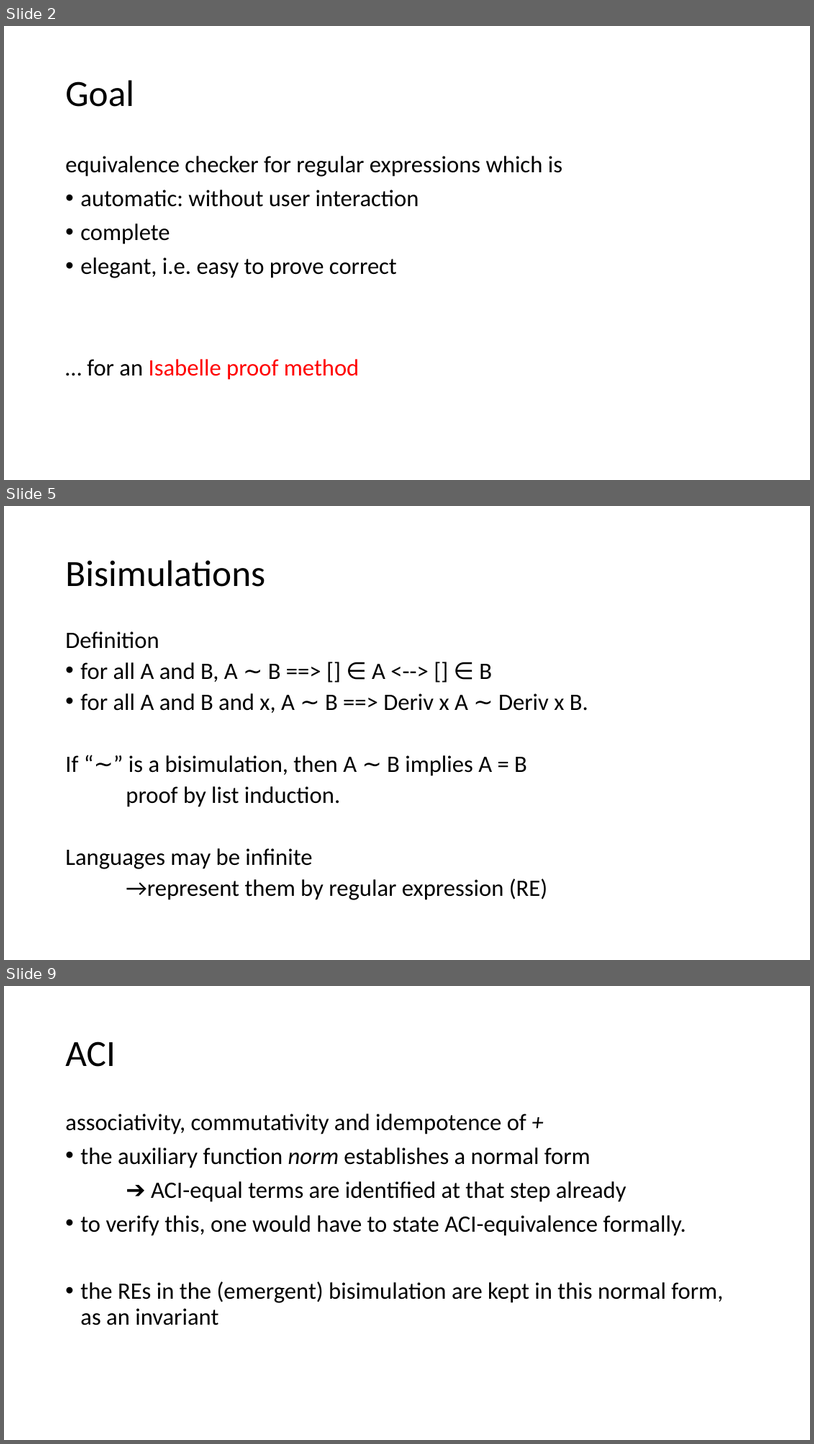
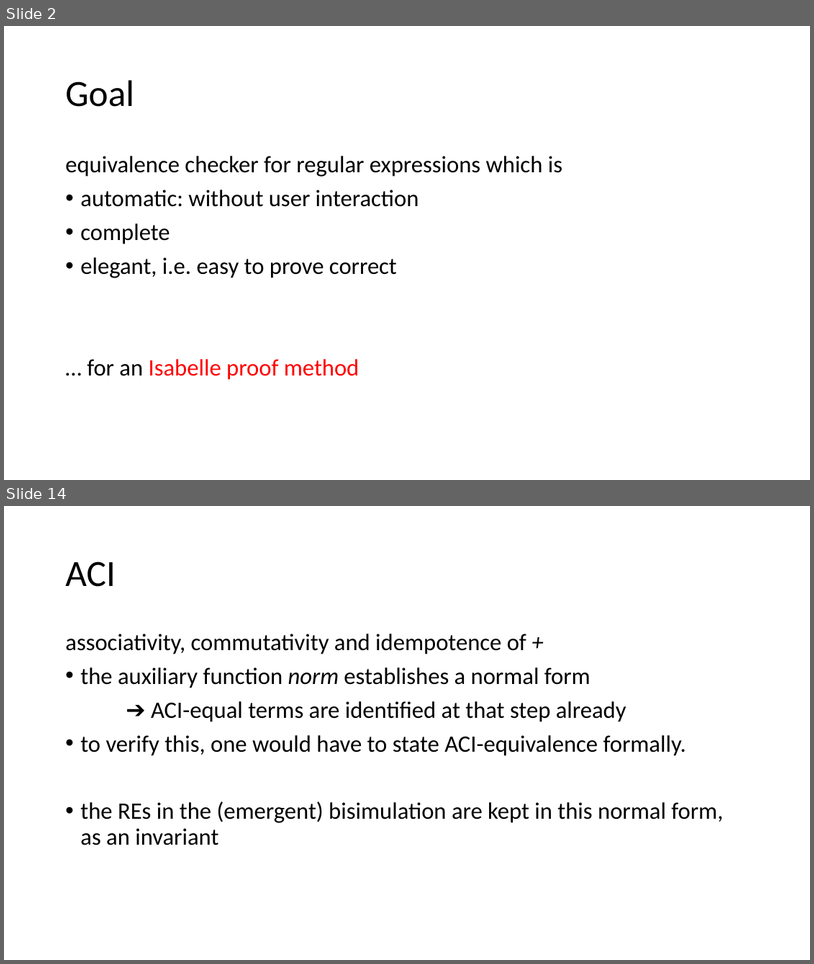
Before and after one commit to Helli/fds_seminar, a slide deck: slides.pptx. Shown one above the other, each under a label of ours: slides 2, 5 and 9 before the commit, slides 2 and 14 after it; the slides between them are not shown. The pictures are 814x1444 and 814x964 pixels, drawn with LibreOffice and Linux fonts; fonts in the diff are those of the drawing. Boxes give left, top, right and bottom in pixels: in the first picture for what was removed or moved away, otherwise in the second. Text is boxed around its words. In the diff, an @@ line names an element or a change of style, - is before the commit and + after.

```diff
--- a/slides.pptx
+++ b/slides.pptx
@@ slide 5 removed at [4, 506, 810, 960], background #FFFFFF @@
@@ title removed at [65, 560, 265, 587] @@
-Bisimulations
@@ text removed at [65, 631, 589, 900] @@
-Definition
-• for all A and B, A ∼ B ==> [] ∈ A <--> [] ∈ B
-• for all A and B and x, A ∼ B ==> Deriv x A ∼ Deriv x B.
-If “∼” is a bisimulation, then A ∼ B implies A = B
-proof by list induction.
-Languages may be infinite
-→represent them by regular expression (RE)
@@ what was slide 9 is now slide 14 @@
```
Also in this commit, not shown: 5 slides changed, 6 slides added, 6 other slides removed, 2 other files.
